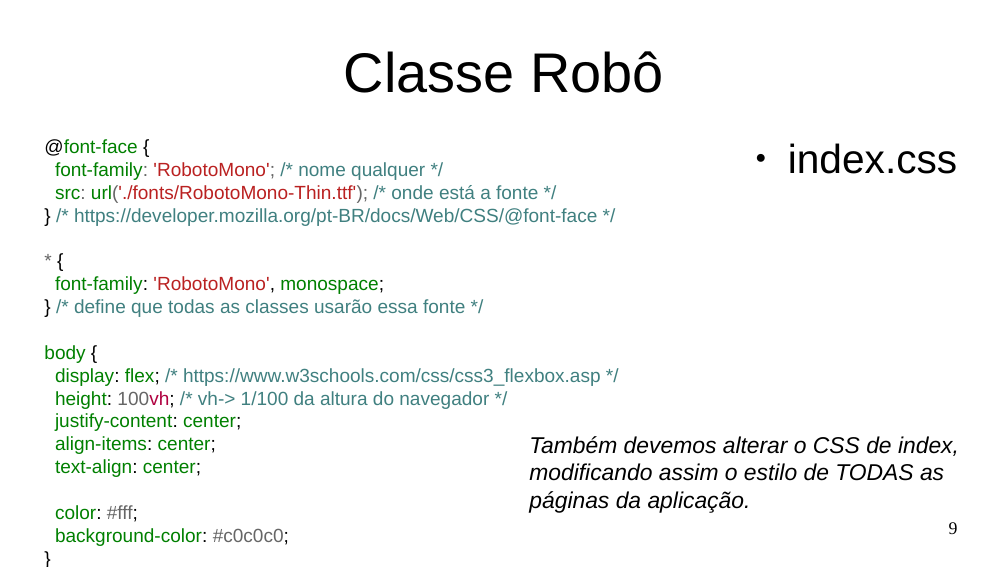
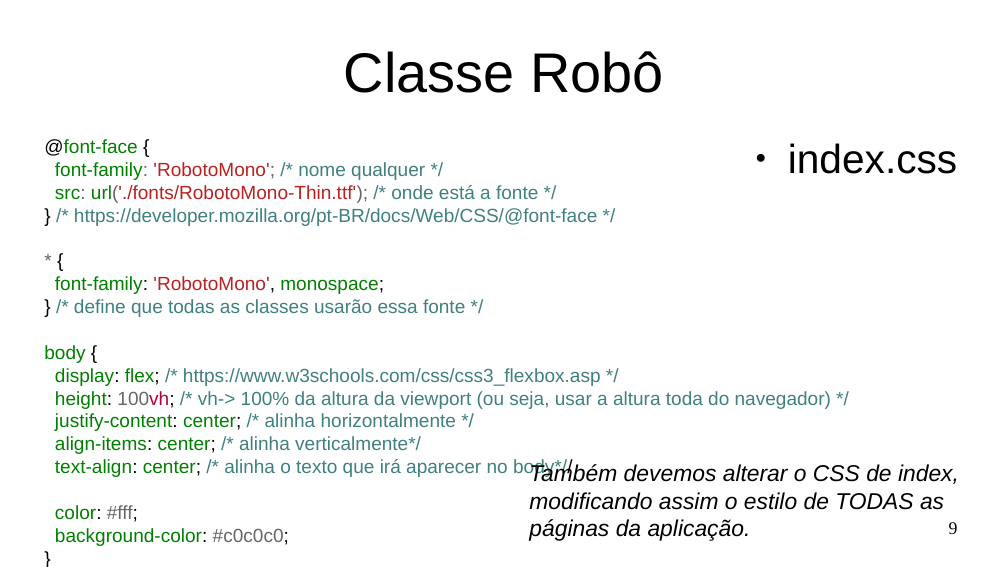
Before and after one commit to Marques-Dev/WEB_2020-1, a slide deck: slide 9 of SLIDES/aula02.odp. Drawn at 1008x567 pixels with LibreOffice and Linux fonts; fonts in the diff are those of the drawing. Boxes give left, top, right and bottom in pixels: in the first picture for what was removed or moved away, otherwise in the second. Text is boxed around its words. In the diff, an @@ line names an element or a change of style, - is before the commit and + after.

```diff
--- a/SLIDES/aula02.odp
+++ b/SLIDES/aula02.odp
@@ text at [55,391,831,477]: text changed; text colour #008000 to #408080 @@
-height: 100vh; /* vh-> 1/100 da altura do navegador */
-justify-content: center;
-align-items: center;
-text-align: center;
+height: 100vh; /* vh-> 100% da altura da viewport (ou seja, usar a altura toda do navegador) */
+justify-content: center; /* alinha horizontalmente */
+align-items: center; /* alinha verticalmente*/
+text-align: center; /* alinha o texto que irá aparecer no body*//
@@ text "Também devemos alterar o CSS ...": place and size @@
-text "Também devemos alterar o CSS ..." at [529,436,959,513]
+text "Também devemos alterar o CSS ..." at [529,463,959,541]
```
Also in this commit, not shown: 3 other slides changed, 26 other files.
